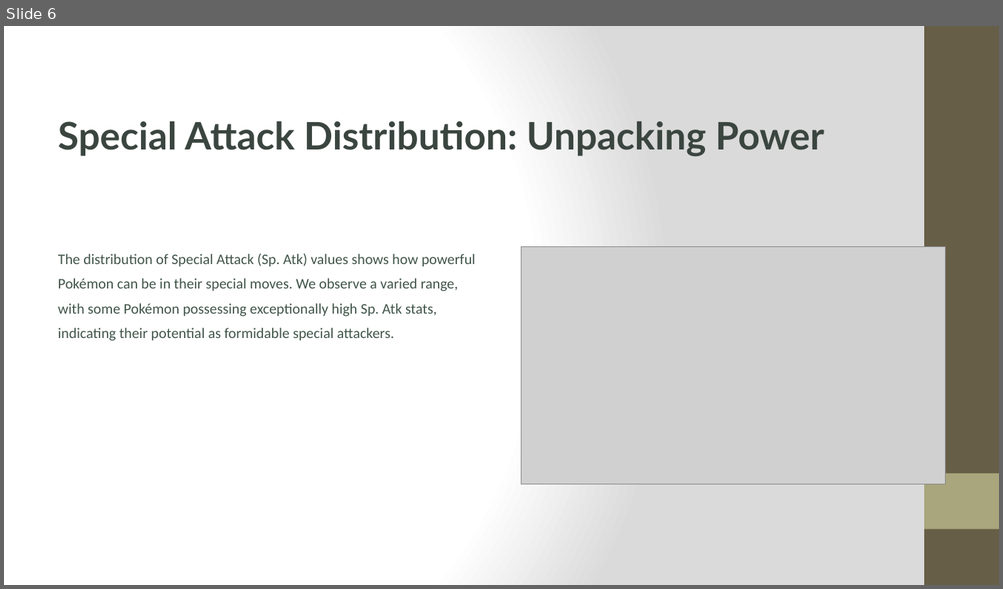
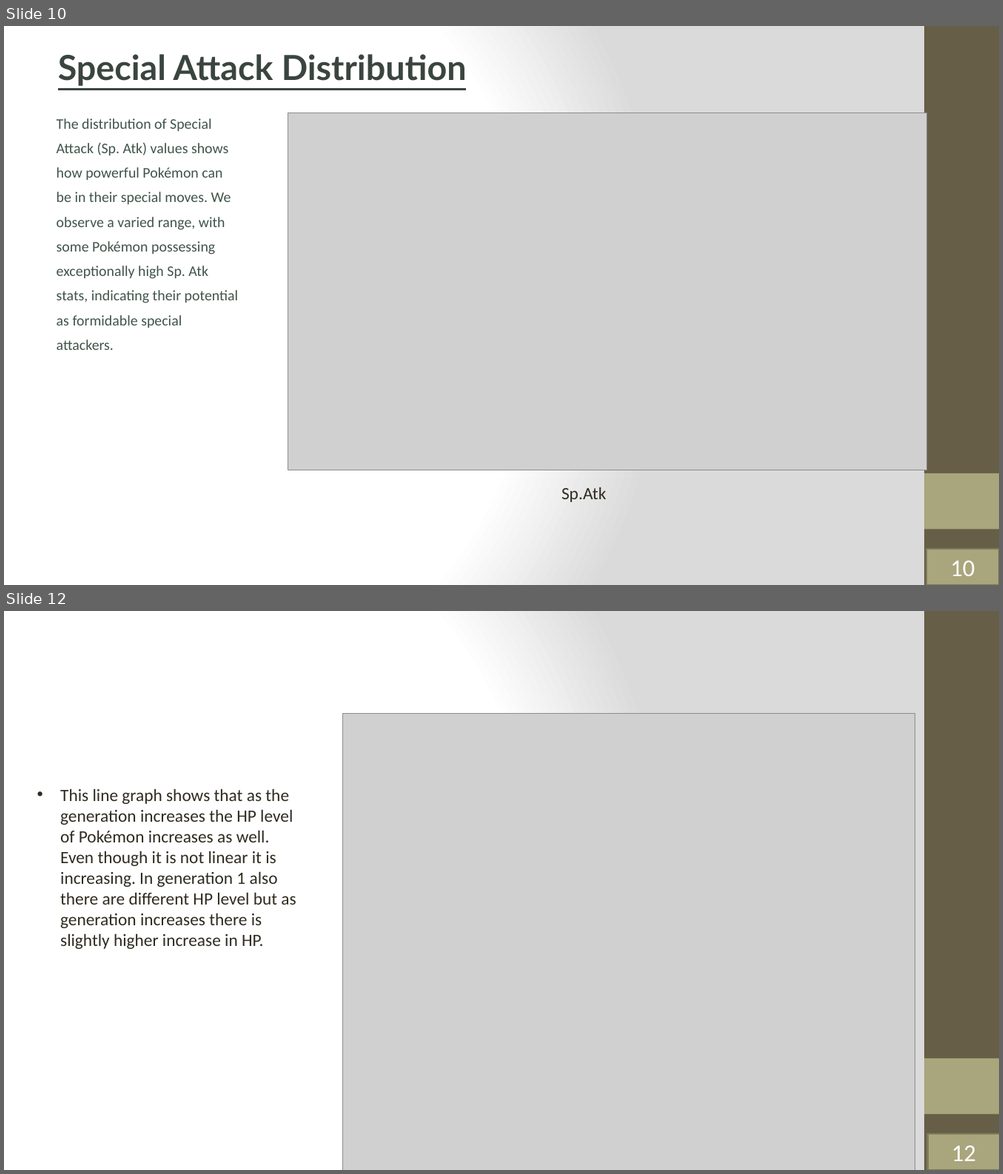
Before and after one commit to Sauri25/AI-PROJECTS, a slide deck: Project 2/P-okemon-EDA.pptx. Shown one above the other, each under a label of ours: slide 6 before the commit, slides 10 and 12 after it; the slides between them are not shown. The pictures are 1003x589 and 1003x1174 pixels, drawn with LibreOffice and Linux fonts; fonts in the diff are those of the drawing; grey boxes stand for pictures. Boxes give left, top, right and bottom in pixels: in the first picture for what was removed or moved away, otherwise in the second. Text is boxed around its words. In the diff, an @@ line names an element or a change of style, - is before the commit and + after.

```diff
--- a/Project 2/P-okemon-EDA.pptx
+++ b/Project 2/P-okemon-EDA.pptx
@@ slide 12 added at (x1=4, y1=611, x2=999, y2=1170), background gradient #FFFFFF to #DADADA; not listed: 2 template elements that a slide beside it also shows @@
@@ picture added at (x1=343, y1=714, x2=915, y2=1170) @@
@@ text added at (x1=60, y1=789, x2=296, y2=949), 20 pt, text #2F2B20 @@
+• This line graph shows that as the generation increases the HP level of Pokémon increases as well. Even though it is not linear it is increasing. In generation 1 also there are different HP level but as generation increases there is slightly higher increase in HP.
@@ rectangle added at (x1=927, y1=1134, x2=999, y2=1170), fill #A9A57C, outline #7D7A5C 2 pt, 28 pt, text #FFFFFF @@
+12
@@ what was slide 6 is now slide 10 @@
@@ slide 10 changed as well @@
@@ text at (x1=58, y1=54, x2=466, y2=86): text changed; size 44 to 40 pt @@
-Special Attack Distribution: Unpacking Power
+Special Attack Distribution
@@ text "The distribution of Special Attack ..." rewrapped from (x1=58, y1=253, x2=475, y2=341) to (x1=57, y1=118, x2=239, y2=350) @@
@@ picture resized from (x1=521, y1=247, x2=945, y2=484) to (x1=287, y1=113, x2=926, y2=471) @@
@@ text added at (x1=561, y1=487, x2=606, y2=503), 20 pt, text #2F2B20 @@
+Sp.Atk
@@ rectangle added at (x1=926, y1=549, x2=999, y2=585), fill #A9A57C, outline #7D7A5C 2 pt, 28 pt, text #FFFFFF @@
+10
```
Also in this commit, not shown: 3 other slides changed, 13 other slides added, 6 slides removed, 4 other files.
